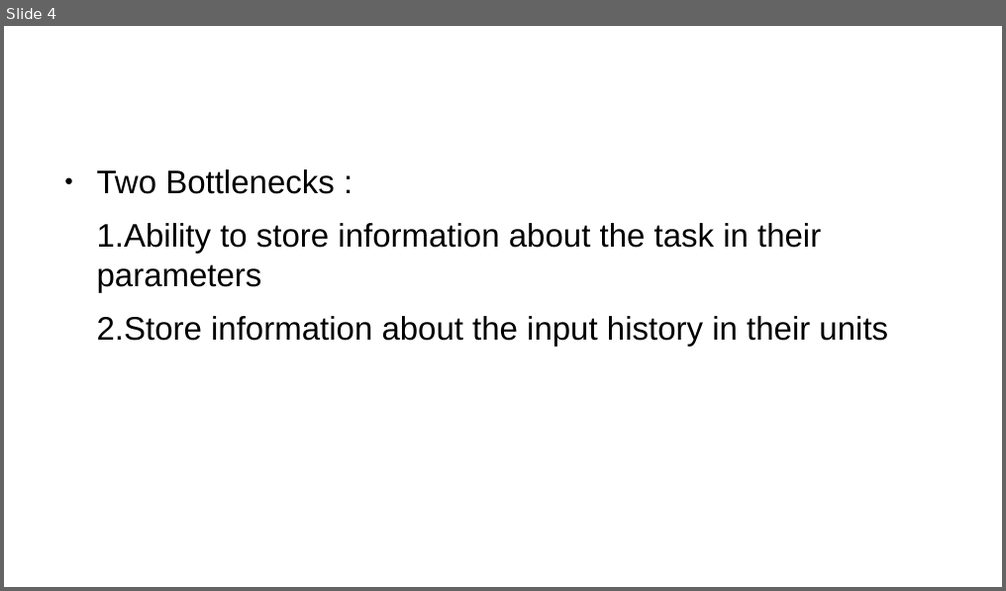
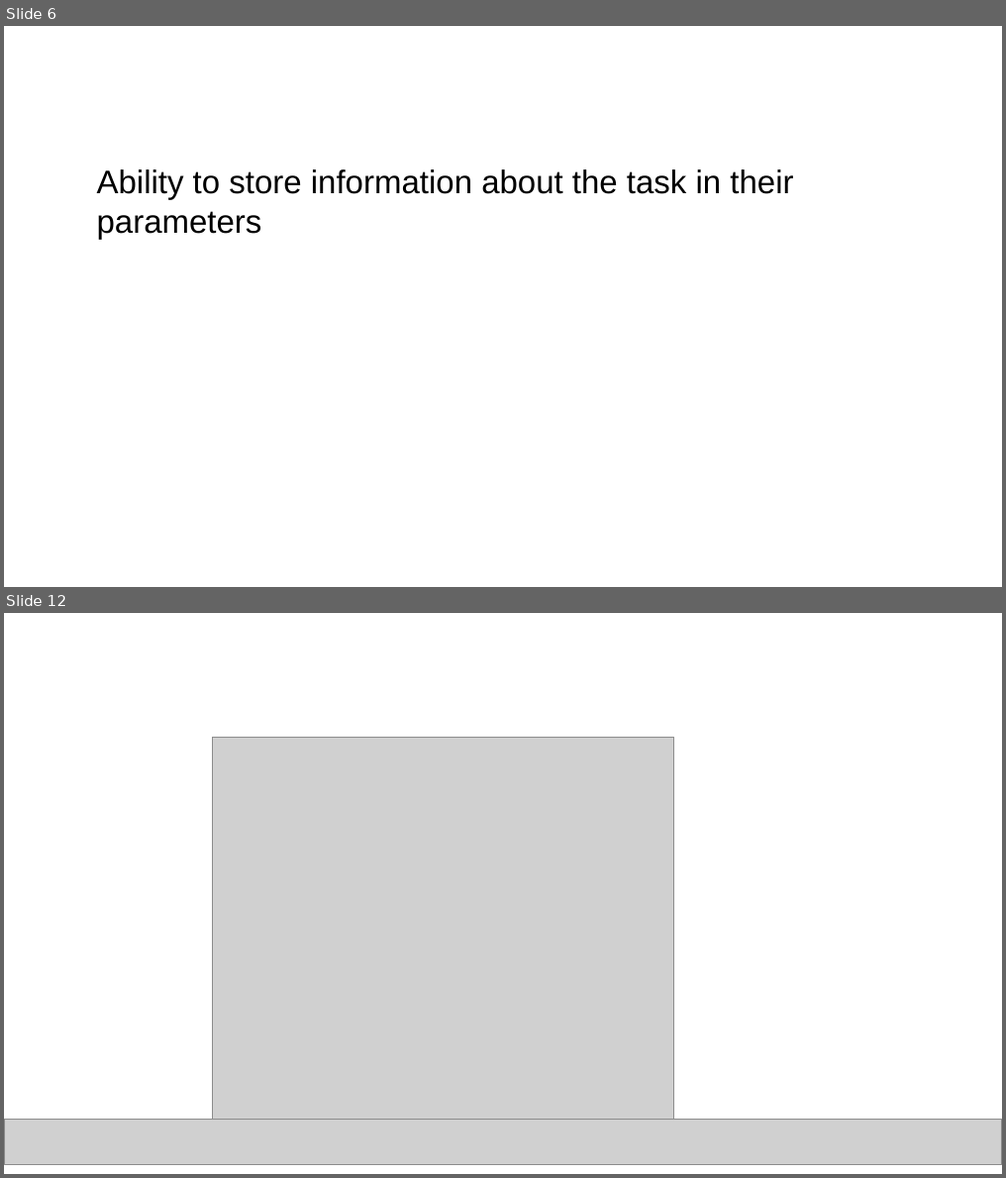
Before and after one commit to Lu-Yi-Hsun/home, a slide deck: docs/Machine Learning/Neural Networks/RNN/paper/2017 CAPACITY ANDTRAINABILITY INR ECURRENT NEURALN ETWORKS.odp. Shown one above the other, each under a label of ours: slide 4 before the commit, slides 6 and 12 after it; the slides between them are not shown. The pictures are 1006x591 and 1006x1178 pixels, drawn with LibreOffice and Linux fonts; fonts in the diff are those of the drawing; grey boxes stand for pictures; background and template pictures are left out. Boxes give left, top, right and bottom in pixels: in the first picture for what was removed or moved away, otherwise in the second. Text is boxed around its words. In the diff, an @@ line names an element or a change of style, - is before the commit and + after.

```diff
--- a/docs/Machine Learning/Neural Networks/RNN/paper/2017 CAPACITY ANDTRAINABILITY INR ECURRENT NEURALN ETWORKS.odp
+++ b/docs/Machine Learning/Neural Networks/RNN/paper/2017 CAPACITY ANDTRAINABILITY INR ECURRENT NEURALN ETWORKS.odp
@@ slide 12 added at (4,613,1002,1174), background #FFFFFF @@
@@ title added at (54,635,749,727), 35.7 pt, text #FFFFFF @@
+Additional Capacity實驗結果(Figure 2 c.)
@@ picture added at (213,737,674,1133) @@
@@ picture added at (4,1119,1002,1165) @@
@@ what was slide 4 is now slide 6 @@
@@ slide 6 changed as well @@
@@ text at (97,170,793,240): text changed @@
-● Two Bottlenecks :
-1.Ability to store information about the task in their parameters
-2.Store information about the input history in their units
+Ability to store information about the task in their parameters
```
Also in this commit, not shown: 3 other slides changed, 12 other slides added, 32 other files.
